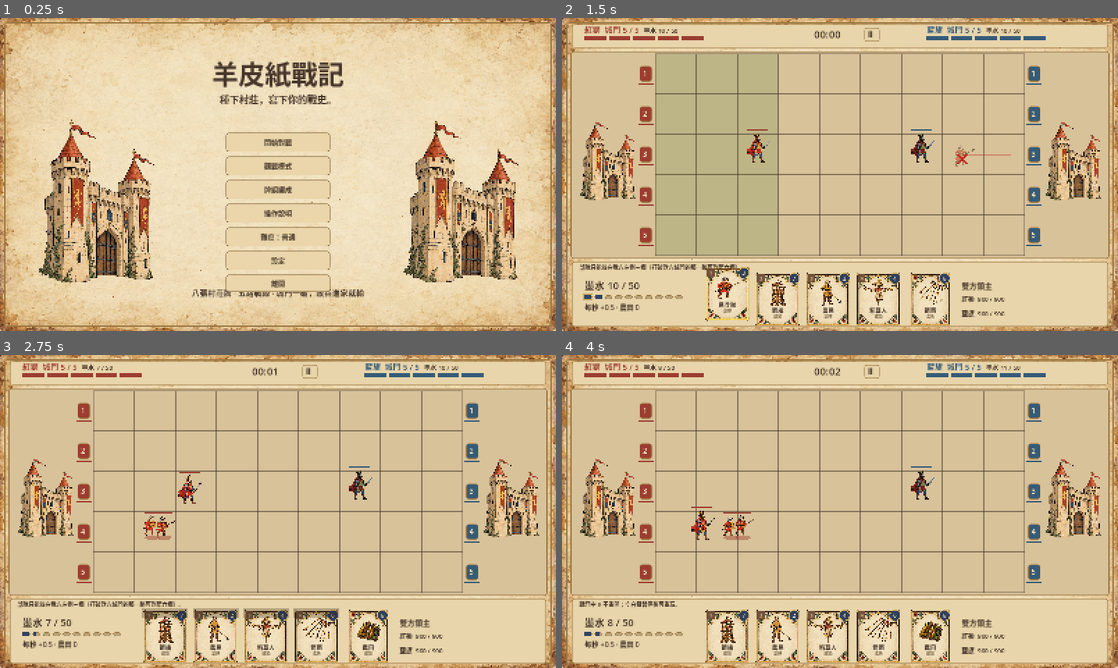
Above: before the commit, frames 1-4 (two rows, left to right).
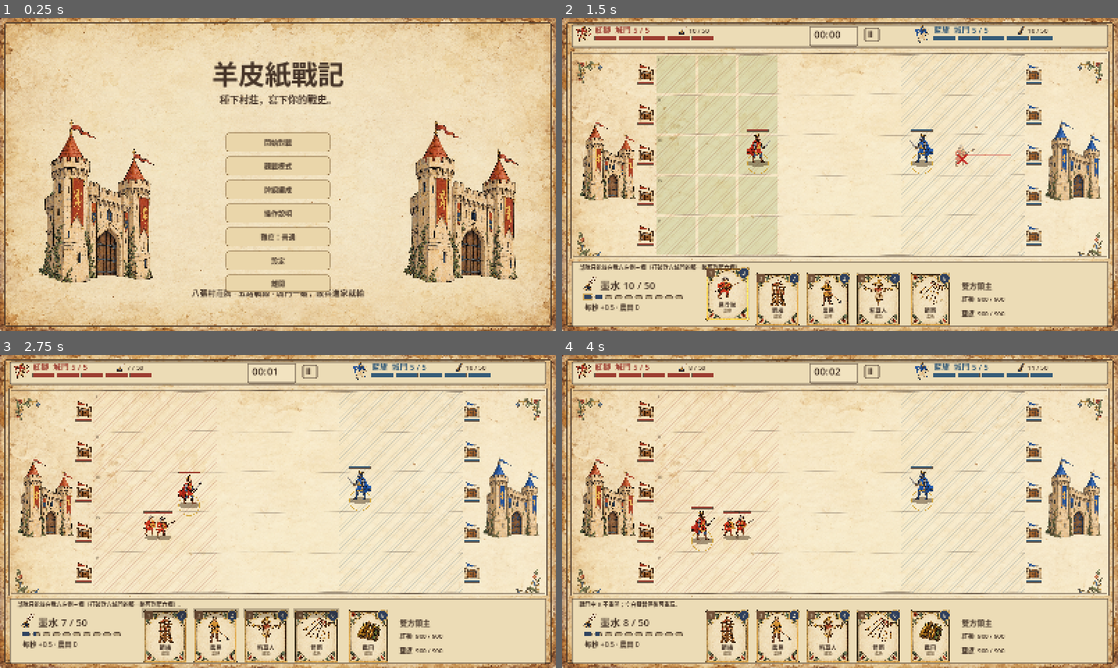
Above: after the commit, the same moments.

Repository: crazycatpower/FiveLaneLords
Game: Godot game, scene res://main.tscn
Two runs of this game, one before a commit and one after it. Both use one fixed random seed, a clock stepped at 60 frames per second and the inputs below.
Inputs (mouse positions are in pixels of both pictures, inside the frame that each line leads up to):
- Up to frame 1 (0.25 s): no input
- Up to frame 2 (1.5 s): click "開始對戰" at 0.5 s; tap Enter at 1.25 s; move the mouse to (962, 158) at 1.27 s; tap 1 at 1.35 s; click (962, 158) at 1.42 s
- Up to frame 3 (2.75 s): tap Space at 1.52, 2 s; drag from (166, 527) to (250, 574) at 2.02 s
- Up to frame 4 (4 s): move the mouse to (895, 442) at 2.77 s; tap R at 2.85 s; click (895, 442) at 2.92 s; drag from (812, 574) to (673, 464) at 3.52 s

The runs differ from the first frame. In frame 1, 1.4% of the frame differs, in the area x 0-100%, y 1-99%; in frame 2, 60%; in frame 3, 60%; in frame 4, 60%.

Commit message:
Paper-war look, proper blue recolour, lord facing
Field on parchment with an ink double frame and corner flourishes; no
table grid: hand-drawn lane strokes, red/blue hatched deploy zones,
dashed zone borders, roman lane numerals, gate artwork with rubble when
broken. Blue side is made by swapping saturated reds to blue at load
(units, lord, castle, gates, crests, tower and mill flags) instead of a
whole-image tint, so fields no longer darken. Blue lord now faces left.
Enemy ink drops fly to the enemy's ink counter. Spectate speed buttons
moved to the bottom right.

Co-Authored-By: Claude Opus 5.5 <noreply@anthropic.com>

Diff:
--- a/game.gd
+++ b/game.gd
@@ -12,6 +12,8 @@
 var model: RefCounted
 var font: Font
 var textures: Dictionary = {}
+var blue_art: Dictionary = {}
+const ROMAN := ["I","II","III","IV","V"]
 var selected := -1
 var notice := "1–4 選牌 · 點戰場放置 · 右鍵取消 · 空白鍵暫停"
 var screen := "title"
@@ -36,7 +38,7 @@
 var press_was_selected := false
 var speed := 1
 const SPEEDS := [1,2,4,8]
-const SPEED_RECTS := [Rect2(935,30,46,36),Rect2(985,30,46,36),Rect2(1035,30,46,36),Rect2(1085,30,46,36)]
+const SPEED_RECTS := [Rect2(1360,826,46,36),Rect2(1412,826,46,36),Rect2(1464,826,46,36),Rect2(1516,826,46,36)]
 
 func _ready() -> void:
 	var sf := SystemFont.new()
@@ -47,6 +49,15 @@
 	for kind: String in B.CARDS:
 		var file := "res://assets/manuscript-v1/"+kind+".png"
 		if ResourceLoader.exists(file): textures[kind] = load(file)
+	for pair: Array in [["gate","gate"],["inkpot","ink"],["crest","crown"]]:
+		textures[pair[0]] = load("res://assets/manuscript-v1/"+pair[1]+".png")
+	textures["lord"] = LORD_ART
+	# One shared art set (producer decision): the blue side is made by swapping red cloth to blue,
+	# not by tinting the whole picture (that turned red into purple and darkened the fields).
+	for kind: String in textures:
+		if kind != "castle_blue": blue_art[kind] = recolor_blue(textures[kind],256 if kind == "castle_red" else 180)
+	textures.castle_blue = textures.castle_red
+	blue_art.castle_blue = blue_art.castle_red
 	seed_value = int(Time.get_unix_time_from_system())
 	for arg: String in OS.get_cmdline_user_args():
 		if arg.begins_with("--seed="): seed_value = int(arg.substr(7))
@@ -222,20 +233,72 @@
 func label_at(pos: Vector2, text: String, size: int = 20, color: Color = INK) -> void:
 	draw_string(font,pos,text,HORIZONTAL_ALIGNMENT_LEFT,-1,size,color)
 
-func panel(rect: Rect2, fill: Color = Color("e8d5ab"), border: Color = Color("9b7844")) -> void:
+func panel(rect: Rect2, fill: Color = Color("ecdcb6"), border: Color = INK) -> void:
 	var style := StyleBoxFlat.new()
 	style.bg_color = fill
-	style.border_color = border
+	style.border_color = Color(border,0.85)
 	style.set_border_width_all(2)
-	style.set_corner_radius_all(7)
+	style.set_corner_radius_all(4)
 	draw_style_box(style,rect)
+	if rect.size.x > 30 and rect.size.y > 20: draw_rect(rect.grow(-4),Color(border,0.3),false,1)
 
 func bar(rect: Rect2, value: float, maximum: float, color: Color) -> void:
-	draw_rect(rect,Color("69543c"))
+	draw_rect(rect.grow(1),Color(INK,0.8))
+	draw_rect(rect,Color("dccba3"))
 	draw_rect(Rect2(rect.position,Vector2(rect.size.x*clampf(value/maximum,0,1),rect.size.y)),color)
 
-func art(kind: String, _team: int = 0) -> Texture2D:
+# Hand-drawn ink stroke: a slightly wavering line instead of a ruler-straight one.
+func ink_line(a: Vector2, b: Vector2, seed: float, color: Color = Color(INK,0.35), width: float = 1.6) -> void:
+	var points := PackedVector2Array()
+	var normal := (b-a).orthogonal().normalized()
+	for i: int in range(33):
+		var t := i/32.0
+		points.append(a.lerp(b,t)+normal*(sin(t*17.0+seed*3.1)*1.4+sin(t*43.0+seed)*0.6))
+	draw_polyline(points,color,width,true)
+
+# Manuscript-style diagonal hatching clipped to a rectangle.
+func hatch(rect: Rect2, color: Color, step: float = 13.0) -> void:
+	var w := rect.size.x
+	var h := rect.size.y
+	var d := -h
+	while d < w:
+		var x0 := d
+		var y0 := h
+		var x1 := d+h
+		var y1 := 0.0
+		if x0 < 0:
+			y0 += x0
+			x0 = 0
+		if x1 > w:
+			y1 += x1-w
+			x1 = w
+		if x0 < x1: draw_line(rect.position+Vector2(x0,y0),rect.position+Vector2(x1,y1),color,1.2,true)
+		d += step
+
+func ink_frame(rect: Rect2) -> void:
+	draw_rect(rect,Color(INK,0.8),false,3)
+	draw_rect(rect.grow(-6),Color(INK,0.45),false,1)
+
+func art(kind: String, team: int = 0) -> Texture2D:
+	if team == 1 and blue_art.has(kind): return blue_art[kind]
 	return textures.get(kind,textures.militia)
+
+# Copy of a texture with saturated reds turned to the blue banner colour; other colours untouched.
+static func recolor_blue(source: Texture2D, max_size: int) -> Texture2D:
+	var img := source.get_image()
+	if img.is_compressed(): img.decompress()
+	img.convert(Image.FORMAT_RGBA8)
+	var scale := minf(1.0,float(max_size)/maxf(img.get_width(),img.get_height()))
+	if scale < 1.0: img.resize(maxi(1,roundi(img.get_width()*scale)),maxi(1,roundi(img.get_height()*scale)),Image.INTERPOLATE_LANCZOS)
+	for y: int in range(img.get_height()):
+		for x: int in range(img.get_width()):
+			var c := img.get_pixel(x,y)
+			if c.a < 0.05 or c.s < 0.33 or c.v < 0.18 or (c.h > 0.07 and c.h < 0.93): continue
+			c.h = 0.6
+			c.s = minf(1.0,c.s*0.95)
+			c.v = c.v*0.9
+			img.set_pixel(x,y,c)
+	return ImageTexture.create_from_image(img)
 
 func draw_card(kind: String, rect: Rect2, slot: int = -1) -> void:
 	var data: Dictionary = B.CARDS[kind]
@@ -270,18 +333,45 @@
 	else: draw_title()
 
 func draw_battle() -> void:
-	panel(L.FIELD_FRAME,Color("d8c29a"))
-	draw_texture_rect(textures.castle_red,L.CASTLE_RECTS[0],false)
-	draw_texture_rect(textures.castle_blue,L.CASTLE_RECTS[1],false)
-	for row: int in range(5):
-		for col: int in range(9):
-			var cell := Vector2i(col,row)
-			var rect := Rect2(L.GRID_ORIGIN+Vector2(cell)*L.CELL_SIZE,L.CELL_SIZE)
-			if selected >= 0 and model.can_play(0,selected,L.cell_center(cell)): draw_rect(rect,Color(0.3,0.5,0.2,0.19))
-			draw_rect(rect,Color(0.3,0.25,0.2,0.35),false)
+	var field: Rect2 = L.FIELD_FRAME
+	draw_texture_rect_region(PAPER,field,Rect2(field.position*0.6,field.size*0.6))
+	draw_rect(field,Color(0.98,0.93,0.80,0.28))
+	ink_frame(field)
+	var corner := Vector2(96,86)
+	draw_texture_rect(ART.ornament(0),Rect2(field.position+Vector2(8,8),corner),false,Color(1,1,1,0.85))
+	draw_texture_rect(ART.ornament(1),Rect2(Vector2(field.end.x-8-corner.x,field.position.y+8),corner),false,Color(1,1,1,0.85))
+	draw_texture_rect(ART.ornament(2),Rect2(Vector2(field.position.x+8,field.end.y-8-corner.y),corner),false,Color(1,1,1,0.85))
+	draw_texture_rect(ART.ornament(3),Rect2(field.end-Vector2(8,8)-corner,corner),false,Color(1,1,1,0.85))
+	draw_texture_rect(art("castle_red",0),L.CASTLE_RECTS[0],false)
+	draw_texture_rect(art("castle_blue",1),L.CASTLE_RECTS[1],false)
+	var grid := Rect2(L.GRID_ORIGIN,L.GRID_SIZE)
+	var zone := Vector2(3*L.CELL_SIZE.x,L.GRID_SIZE.y)
+	# Deploy zones are hatched in each side's ink; a breached lane's extra columns get a lighter hatch.
+	hatch(Rect2(grid.position,zone),Color(RED,0.2))
+	hatch(Rect2(grid.position+Vector2(6*L.CELL_SIZE.x,0),zone),Color(BLUE,0.2))
+	for lane: int in range(5):
+		var row_y := grid.position.y+lane*L.CELL_SIZE.y
+		if model.gates[1][lane] <= 0: hatch(Rect2(Vector2(grid.position.x+zone.x,row_y),Vector2(zone.x,L.CELL_SIZE.y)),Color(RED,0.1),18)
+		if model.gates[0][lane] <= 0: hatch(Rect2(Vector2(grid.position.x+zone.x,row_y),Vector2(zone.x,L.CELL_SIZE.y)),Color(BLUE,0.1),18)
+	if selected >= 0:
+		for row: int in range(5):
+			for col: int in range(9):
+				var cell := Vector2i(col,row)
+				if model.can_play(0,selected,L.cell_center(cell)): draw_rect(Rect2(L.GRID_ORIGIN+Vector2(cell)*L.CELL_SIZE,L.CELL_SIZE).grow(-4),Color(0.35,0.55,0.2,0.16))
+	for lane: int in range(6):
+		var y := grid.position.y+lane*L.CELL_SIZE.y
+		ink_line(Vector2(grid.position.x,y),Vector2(grid.end.x,y),lane,Color(INK,0.45 if lane == 0 or lane == 5 else 0.28))
+	for col: int in [3,6]:
+		var x := grid.position.x+col*L.CELL_SIZE.x
+		var y := grid.position.y
+		while y < grid.end.y:
+			draw_line(Vector2(x,y),Vector2(x,minf(y+9,grid.end.y)),Color(INK,0.4),1.5)
+			y += 16
+	for lane: int in range(5):
+		draw_string(font,Vector2(grid.position.x+6,grid.position.y+lane*L.CELL_SIZE.y+20),ROMAN[lane],HORIZONTAL_ALIGNMENT_LEFT,-1,15,Color(INK,0.6))
 	for b: Dictionary in model.buildings:
-		team_shadow(b.pos+Vector2(0,30),40,RED if b.team == 0 else BLUE)
-		draw_texture_rect(art(b.kind,b.team),Rect2(b.pos-Vector2(45,39),Vector2(90,78)),false,team_tint(b.team))
+		team_shadow(b.pos+Vector2(0,30),40,Color(0.25,0.17,0.08))
+		draw_texture_rect(art(b.kind,b.team),Rect2(b.pos-Vector2(45,39),Vector2(90,78)),false)
 		bar(Rect2(b.pos-Vector2(30,43),Vector2(60,4)),b.hp,b.max_hp,RED if b.team == 0 else BLUE)
 		if b.boost_until > model.elapsed: draw_arc(b.pos,37,0,TAU,20,Color.GOLD,2)
 	layout_formations()
@@ -289,31 +379,32 @@
 	ordered.sort_custom(func(a: Dictionary,b: Dictionary) -> bool: return a.draw.y < b.draw.y)
 	for u: Dictionary in ordered: draw_unit(u)
 	for lord: Dictionary in model.lords: draw_lord(lord)
+	var pulse := 0.5+0.5*sin(model.elapsed*10.0)
 	for lane: int in range(5):
 		var y := L.cell_center(Vector2i(0,lane)).y
 		for team: int in range(2):
 			var x := L.gate_icon_x(team)
-			panel(Rect2(x-18,y-24,36,45),RED if team == 0 else BLUE)
-			label_at(Vector2(x-8,y+5),str(lane+1),20,Color("f6e5bf"))
-			bar(Rect2(x-22,y+28,44,4),model.gates[team][lane],B.GATE_HP,RED if team == 0 else BLUE)
-		if model.alarm[lane] > 0: draw_circle(Vector2(235,y-34),8,RED)
-		elif model.building_alarm[lane] > 0: draw_circle(Vector2(235,y-34),8,Color.GOLD)
+			var standing: bool = model.gates[team][lane] > 0
+			var gate_rect := Rect2(x-27,y-30,54,50)
+			if standing: draw_texture_rect(art("gate",team),gate_rect,false)
+			else:
+				draw_texture_rect(art("gate",team),gate_rect,false,Color(0.55,0.5,0.45,0.35))
+				for i: int in range(7): draw_circle(Vector2(x-18+i*6,y+16+sin(i*2.3)*3),3+(i%3),Color(0.45,0.38,0.3,0.8))
+			bar(Rect2(x-22,y+24,44,4),model.gates[team][lane],B.GATE_HP,RED if team == 0 else BLUE)
+		var gx := L.gate_icon_x(0)
+		if model.alarm[lane] > 0: draw_arc(Vector2(gx,y-4),34+4*pulse,0,TAU,28,Color(RED,0.5+0.4*pulse),3)
+		elif model.building_alarm[lane] > 0: draw_arc(Vector2(gx,y-4),34,0,TAU,28,Color(0.85,0.6,0.1,0.7),2)
 	for arrow: Dictionary in model.projectiles:
 		draw_line(arrow.pos-Vector2(12,0),arrow.pos,INK,2)
 	draw_preview()
 	draw_effects()
 	draw_hud()
 	if model.paused or model.ended:
-		panel(L.OVERLAY_RECT,Color("ead6aa"))
-		label_at(L.OVERLAY_TITLE,"戰局暫停" if not model.ended else ("紅獅勝利！我軍攻進藍旗主堡" if model.winner == 0 else "敗北：藍旗士兵攻進了我方主堡"),30)
+		panel(L.OVERLAY_RECT,Color("efe0bd"))
+		draw_string(font,L.OVERLAY_RECT.position+Vector2(0,58),"戰局暫停" if not model.ended else ("紅獅勝利！我軍攻進藍旗主堡" if model.winner == 0 else "敗北：藍旗士兵攻進了我方主堡"),HORIZONTAL_ALIGNMENT_CENTER,L.OVERLAY_RECT.size.x,30,INK)
 		for item: Array in overlay_buttons():
-			panel(item[0],Color("f2e3c0"))
+			panel(item[0],Color("f6ead0"))
 			draw_string(font,item[0].position+Vector2(0,27),item[1],HORIZONTAL_ALIGNMENT_CENTER,item[0].size.x,20,INK)
-
-# Both sides share one art set (producer decision); until recolored art exists, tint the blue side
-# and put a team-coloured shadow under every unit and building so sides read at a glance.
-func team_tint(team: int) -> Color:
-	return Color.WHITE if team == 0 else Color(0.62,0.78,1.25)
 
 func team_shadow(center: Vector2, radius: float, color: Color) -> void:
 	draw_set_transform(center,0,Vector2(1,0.32))
@@ -323,9 +414,9 @@
 func draw_unit(u: Dictionary) -> void:
 	var pos: Vector2 = u.draw-Vector2(u.face*4,0) if fx_enabled and u.flash > 0 else u.draw # small knockback on hit
 	var bounce := sin(model.elapsed*8+u.phase)*2
-	team_shadow(pos+Vector2(0,15),22,RED if u.team == 0 else BLUE)
+	team_shadow(pos+Vector2(0,15),22,Color(0.25,0.17,0.08))
 	draw_set_transform(pos+Vector2(0,bounce),0,Vector2(u.face,1))
-	draw_texture_rect(art(u.kind,u.team),Rect2(-32,-54,64,70),false,Color(1.6,1.6,1.6) if fx_enabled and u.flash > 0 else team_tint(u.team))
+	draw_texture_rect(art(u.kind,u.team),Rect2(-32,-54,64,70),false,Color(1.6,1.6,1.6) if fx_enabled and u.flash > 0 else Color.WHITE)
 	draw_set_transform(Vector2.ZERO)
 	bar(Rect2(pos-Vector2(23,59),Vector2(46,4)),u.hp,u.max_hp,RED if u.team == 0 else BLUE)
 	var climb: float = u.get("climb",0.0)
@@ -333,7 +424,12 @@
 
 func draw_lord(lord: Dictionary) -> void:
 	if lord.hp <= 0: return
-	draw_texture_rect(LORD_ART,Rect2(lord.pos-Vector2(39,67),Vector2(78,94)),false,Color.WHITE if lord.team == 0 else Color(0.6,0.8,1))
+	team_shadow(lord.pos+Vector2(0,24),30,Color(0.25,0.17,0.08))
+	draw_arc(lord.pos+Vector2(0,24),30,0,TAU,32,Color(0.8,0.6,0.15,0.8),2) # gold ring marks the lords
+	# The art faces right; the blue lord is mirrored so both lords face the enemy.
+	draw_set_transform(lord.pos,0,Vector2(1 if lord.team == 0 else -1,1))
+	draw_texture_rect(art("lord",lord.team),Rect2(Vector2(-39,-67),Vector2(78,94)),false)
+	draw_set_transform(Vector2.ZERO)
 	bar(Rect2(lord.pos-Vector2(30,72),Vector2(60,4)),lord.hp,B.LORD_HP,RED if lord.team == 0 else BLUE)
 
 func layout_formations() -> void:
@@ -378,7 +474,7 @@
 				if progress < 0.6: draw_texture_rect(art(e.card),Rect2(source.lerp(e.pos,progress/0.6)-Vector2(25,30),Vector2(50,60)),false,Color(1,1,1,0.75))
 				else: draw_circle(e.pos,(progress-0.6)*90,Color(0.2,0.15,0.1,(1-progress)*0.3))
 			"death":
-				draw_texture_rect(art(e.card,e.team),Rect2(e.pos-Vector2(32,54),Vector2(64,70)),false,Color(team_tint(e.team),1-progress))
+				draw_texture_rect(art(e.card,e.team),Rect2(e.pos-Vector2(32,54),Vector2(64,70)),false,Color(1,1,1,1-progress))
 				for i: int in range(5): draw_circle(e.pos+Vector2(cos(i*2),sin(i*2))*progress*24,3*(1-progress),INK)
 			"burn":
 				draw_circle(e.pos,35,Color(0.15,0.07,0.02,0.35*(1-progress)))
@@ -399,11 +495,14 @@
 func draw_hud() -> void:
 	panel(L.HUD_FRAME)
 	for team: int in range(2):
-		var x := 65.0 if team == 0 else 1050.0
+		var x := 95.0 if team == 0 else 1070.0
+		draw_texture_rect(art("crest",team),Rect2(x-58,21,48,50),false)
+		draw_texture_rect(art("inkpot",team),Rect2(x+238,22,28,26),false)
 		var standing: int = model.gates[team].filter(func(hp: float) -> bool: return hp > 0).size()
 		label_at(Vector2(x,43),("紅獅" if team == 0 else "藍旗")+"  城門 %d / 5" % standing,23,RED if team == 0 else BLUE)
 		for lane: int in range(5): bar(Rect2(x+lane*70,53,62,10),model.gates[team][lane],B.GATE_HP,RED if team == 0 else BLUE)
-		label_at(Vector2(x+170,43),"墨水 %d / 50" % model.ink[team],18)
+		label_at(Vector2(x+270,43),"%d / 50" % model.ink[team],18)
+	panel(Rect2(712,24,140,58),Color("f2e3c0"))
 	var time := int(model.elapsed)
 	label_at(Vector2(725,58),"%02d:%02d" % [time/60,time%60],30,RED if model.multiplier() > 1 else INK)
 	if model.multiplier() > 1: label_at(Vector2(722,79),"墨水 ×%.1f" % model.multiplier(),14,RED)
@@ -411,7 +510,8 @@
 	label_at(L.PAUSE_RECT.position+Vector2(10,27),"Ⅱ",23)
 	panel(L.COMMAND_FRAME)
 	label_at(Vector2(50,723),notice,16)
-	label_at(Vector2(65,780),"墨水 %d / 50" % model.ink[0],29)
+	draw_texture_rect(art("inkpot",0),Rect2(56,742,46,44),false)
+	label_at(Vector2(110,780),"墨水 %d / 50" % model.ink[0],29)
 	# Smooth ink bar; the selected (or hovered) card's cost is outlined: gold = affordable, red = not yet.
 	var focus := selected if selected >= 0 else hover_slot
 	var need: float = B.CARDS[model.decks[0][focus]].cost if focus >= 0 and not spectating else 0.0
Binary file changed: deck-preview.png
Binary file changed: preview.png
Binary file changed: title-preview.png
